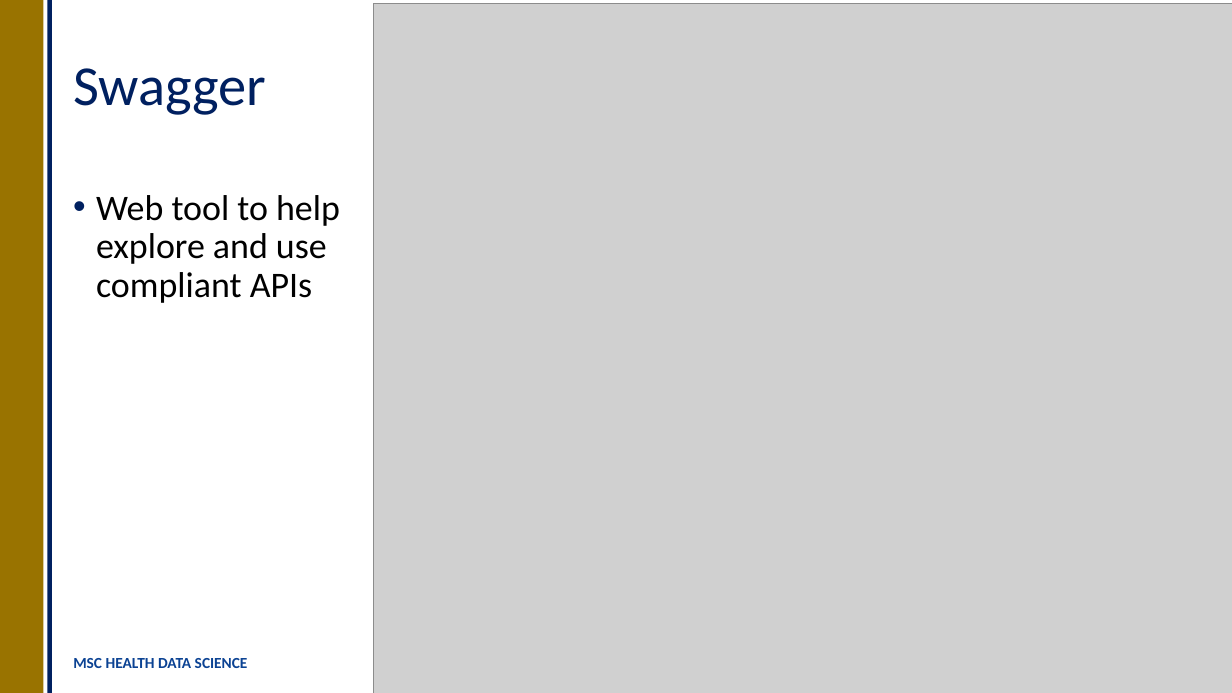
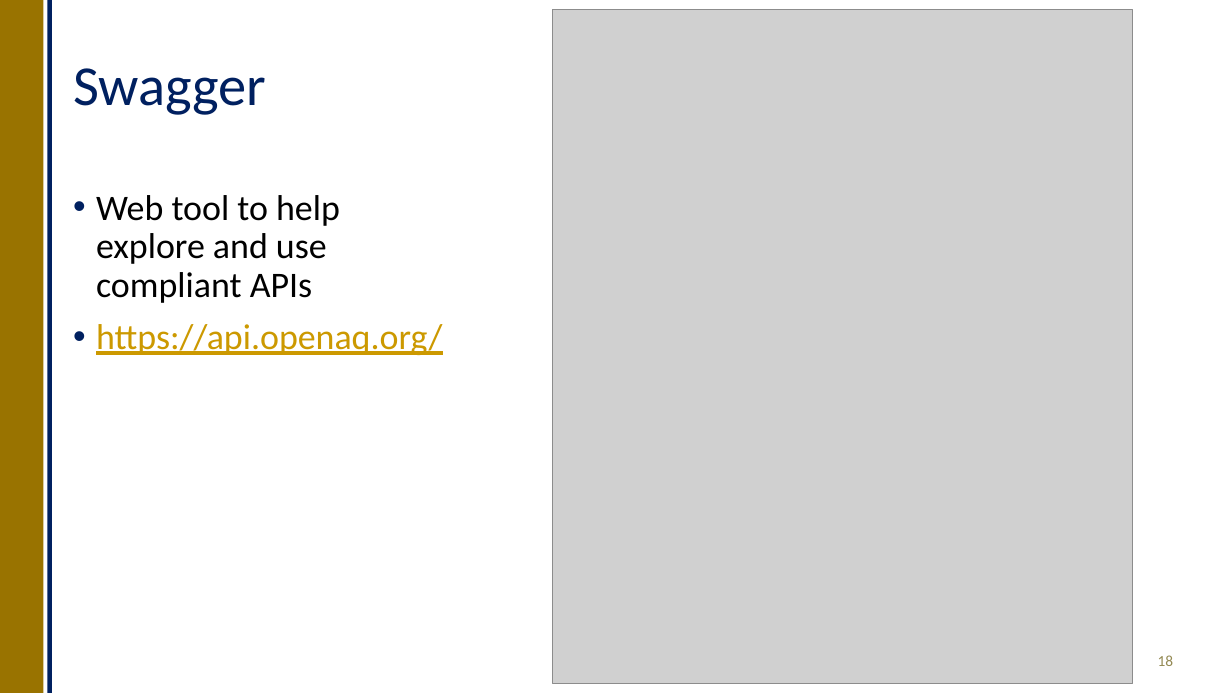
Before and after one commit to OllyButters/HDS-plumber, a slide deck: slide 18 of api_plumber_slides.pptx. Drawn at 1232x693 pixels with LibreOffice and Linux fonts; fonts in the diff are those of the drawing; grey boxes stand for pictures. Boxes give left, top, right and bottom in pixels: in the first picture for what was removed or moved away, otherwise in the second. Text is boxed around its words. In the diff, an @@ line names an element or a change of style, - is before the commit and + after.

```diff
--- a/api_plumber_slides.pptx
+++ b/api_plumber_slides.pptx
@@ picture removed at (374, 4, 1232, 693) @@
@@ picture added at (553, 10, 1134, 684) @@
@@ text at (96, 324, 442, 355): paragraph added @@
+• https://api.openaq.org/
@@ text removed at (73, 658, 248, 668) @@
-MSC HEALTH DATA SCIENCE
@@ page number added at (1158, 655, 1174, 666), 12 pt, text #948A54 @@
+18
```
Also in this commit, not shown: 23 other slides changed, 2 slides added, 2 slides removed, 1 other file.
